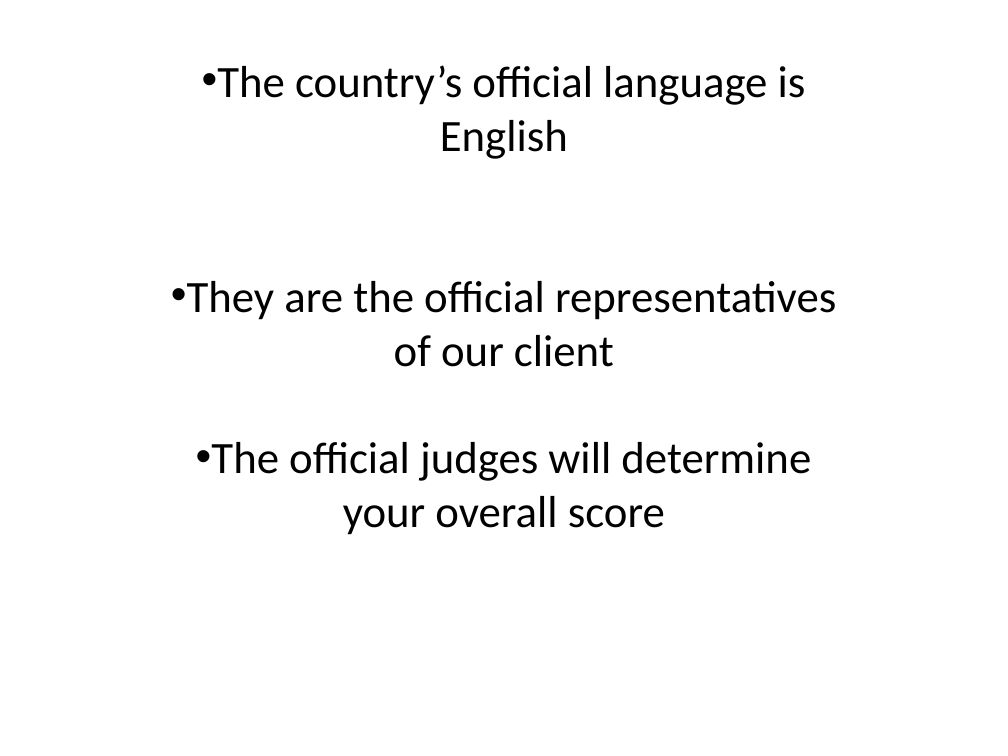
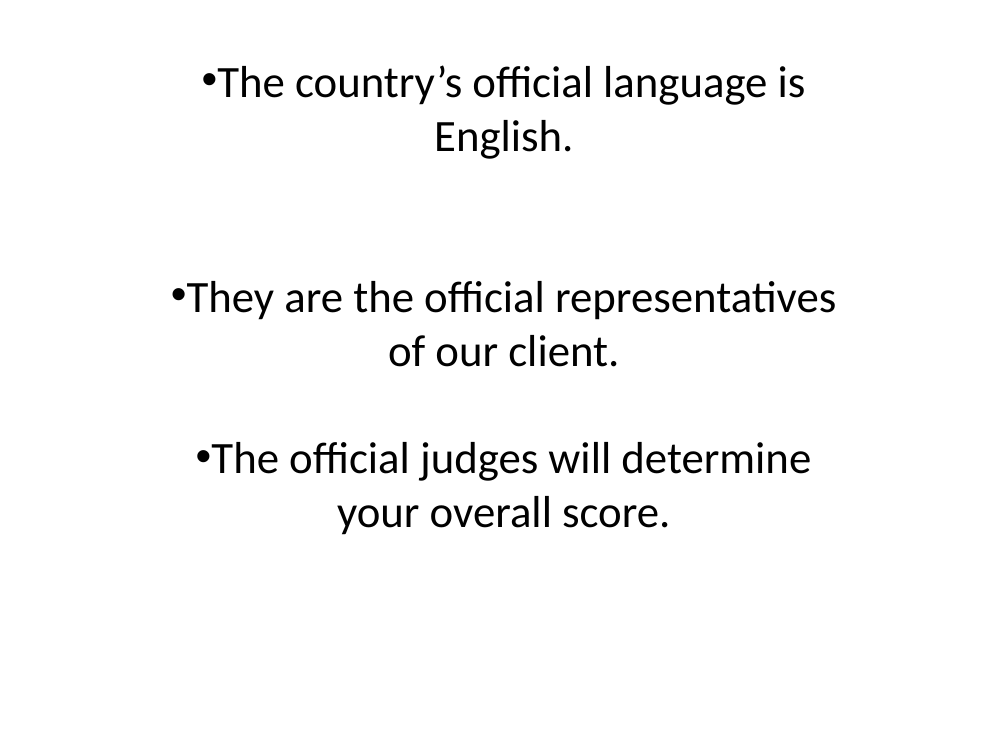
Before and after one commit to YusefQuinlan/BusinessEnglish, a slide deck: slide 2 of BusinessAdjectives2.pptx. Drawn at 1008x756 pixels with LibreOffice and Linux fonts; fonts in the diff are those of the drawing. Boxes give left, top, right and bottom in pixels: in the first picture for what was removed or moved away, otherwise in the second. Text is boxed around its words. In the diff, an @@ line names an element or a change of style, - is before the commit and + after.

```diff
--- a/BusinessAdjectives2.pptx
+++ b/BusinessAdjectives2.pptx
@@ subtitle at box(187, 65, 836, 535): text changed @@
-• The country’s official language is English
-• They are the official representatives of our client
-• The official judges will determine your overall score
+• The country’s official language is English.
+• They are the official representatives of our client.
+• The official judges will determine your overall score.
```
Also in this commit, not shown: 1 other slide changed, 2 other files.
